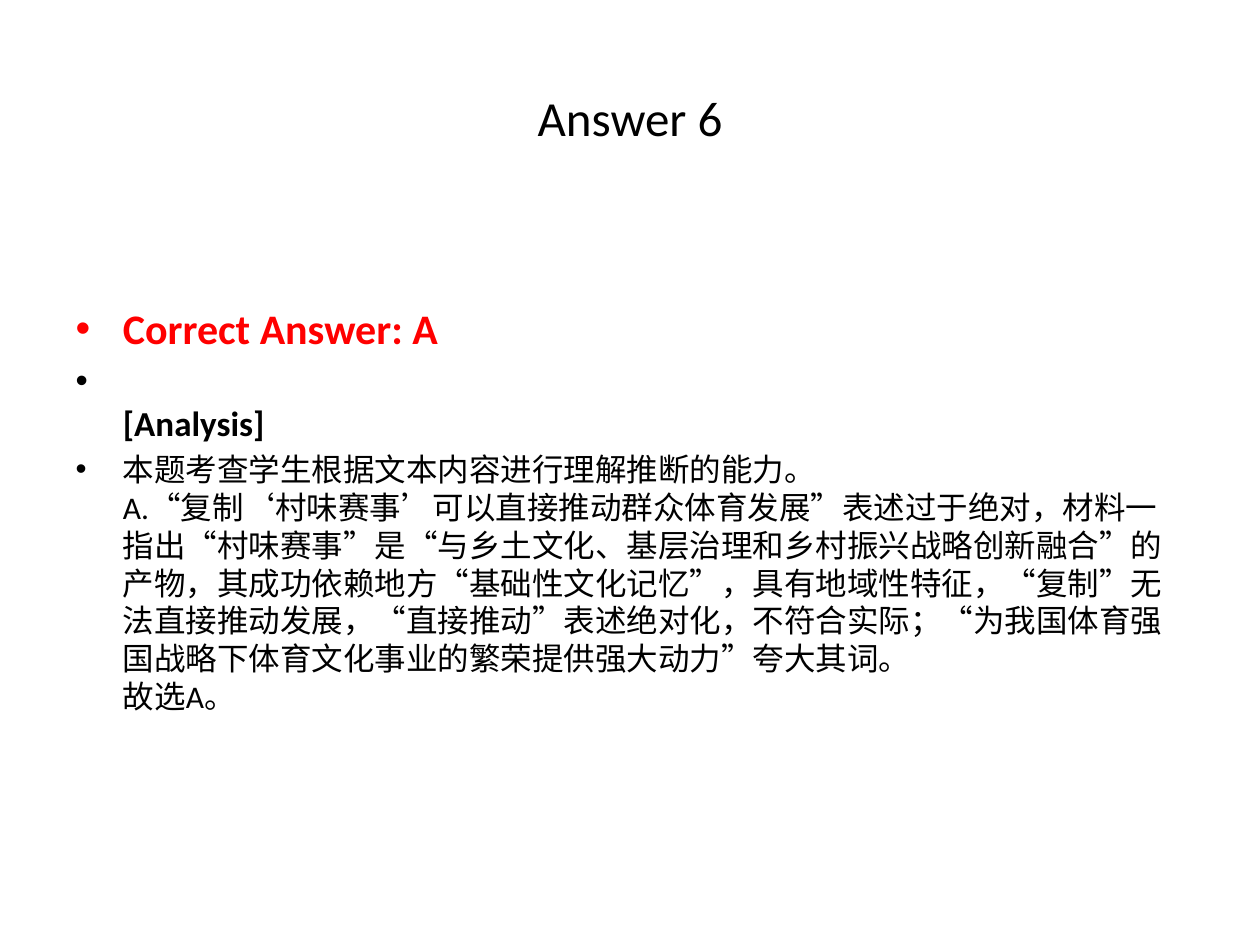
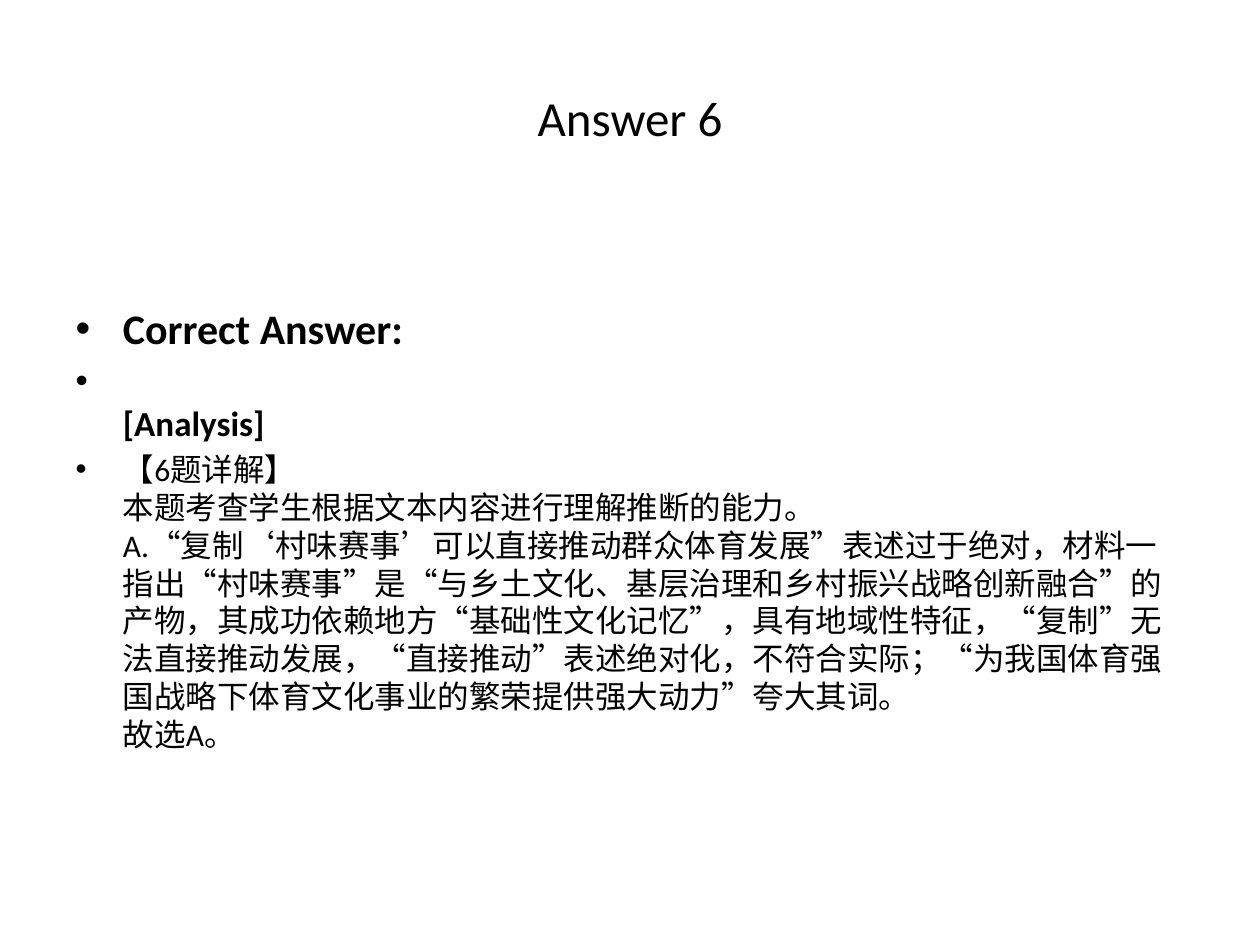
Before and after one commit to chenchen8486/word2ppt-assistant, a slide deck: slide 22 of 测试文档_processed.pptx (slide 18 before the commit). Drawn at 1260x945 pixels with LibreOffice and Linux fonts; fonts in the diff are those of the drawing. Boxes give left, top, right and bottom in pixels: in the first picture for what was removed or moved away, otherwise in the second. Text is boxed around its words. In the diff, an @@ line names an element or a change of style, - is before the commit and + after.

```diff
--- a/测试文档_processed.pptx
+++ b/测试文档_processed.pptx
@@ text at (x1=123, y1=316, x2=403, y2=345): text changed; text colour #FF0000 to #000000 @@
-• Correct Answer: A
+• Correct Answer:
@@ text at (x1=123, y1=454, x2=1163, y2=749): text changed @@
-• 本题考查学生根据文本内容进行理解推断的能力。
-  A.“复制‘村味赛事’可以直接推动群众体育发展”表述过于绝对，材料一指出“村味赛事”是“与乡土文化、基层治理和乡村振兴战略创新融合”的产物，其成功依赖地方“基础性文化记忆”，具有地域性特征，“复制”无法直接推动发展，“直接推动”表述绝对化，不符合实际；“为我国体育强国战略下体育文化事业的繁荣提供强大动力”夸大其词。
-  故选A。
+• 【6题详解】
+  本题考查学生根据文本内容进行理解推断的能力。
+  A.“复制‘村味赛事’可以直接推动群众体育发展”表述过于绝对，材料一指出“村味赛事”是“与乡土文化、基层治理和乡村振兴战略创新融合”的产物，其成功依赖地方“基础性文化记忆”，具有地域性特征，“复制”无法直接推动发展，“直接推动”表述绝对化，不符合实际；“为我国体育强国战略下体育文化事业的繁荣提供强大动力”夸大其词。
+  故选A。
```
Also in this commit, not shown: 52 other slides changed, 26 slides added, 10 slides removed, 8 other files.
